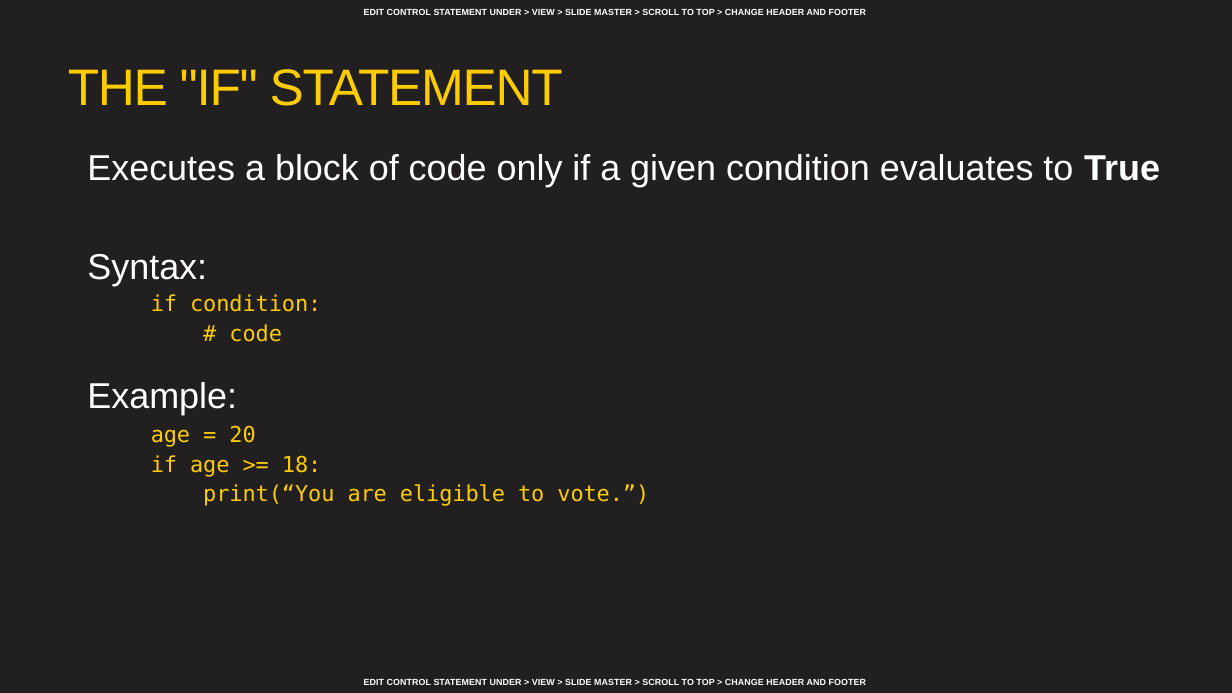
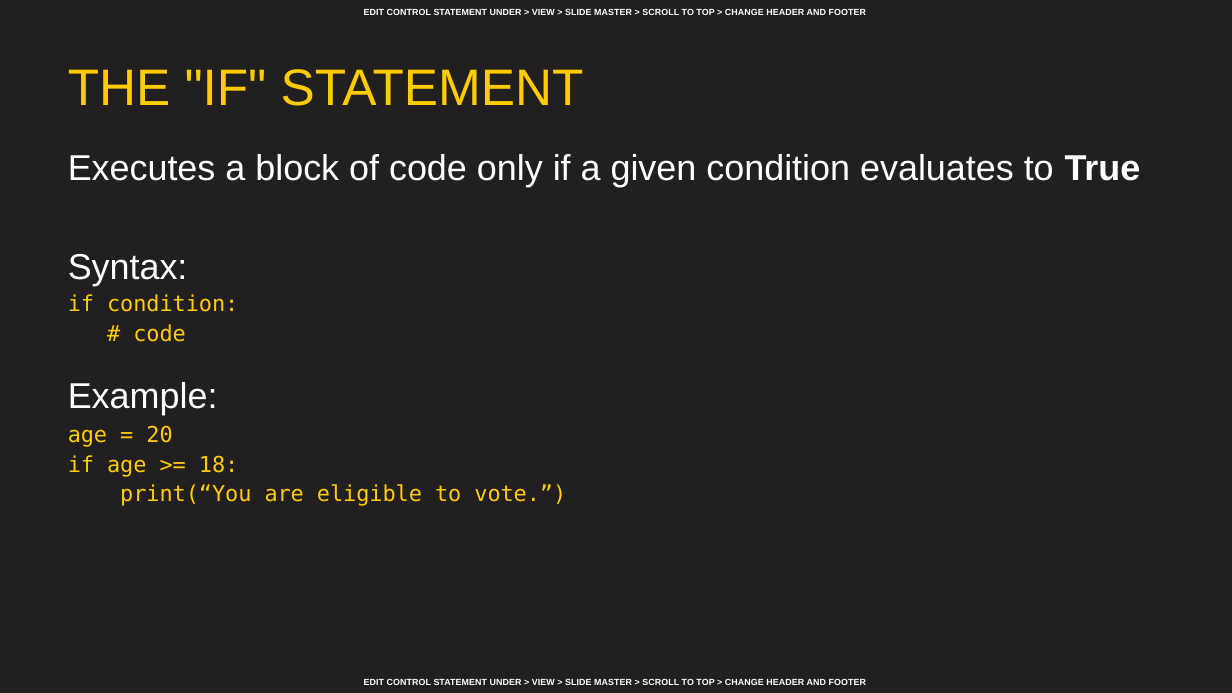
Before and after one commit to AFC-AI2C/summer-course, a slide deck: slide 4 of Python/Lesson 02 - Conditional Statements and Error Handling/Lesson 02 - Conditional Statements, Loops, and Error Handling.pptx. Drawn at 1232x693 pixels with LibreOffice and Linux fonts; fonts in the diff are those of the drawing; background and template pictures are left out. Boxes give left, top, right and bottom in pixels: in the first picture for what was removed or moved away, otherwise in the second. Text is boxed around its words. In the diff, an @@ line names an element or a change of style, - is before the commit and + after.

```diff
--- a/Python/Lesson 02 - Conditional Statements and Error Handling/Lesson 02 - Conditional Statements, Loops, and Error Handling.pptx
+++ b/Python/Lesson 02 - Conditional Statements and Error Handling/Lesson 02 - Conditional Statements, Loops, and Error Handling.pptx
@@ title "THE "IF" STATEMENT" at (68, 69, 584, 106): letter spacing -0.8 to 0 pt @@
@@ text "Executes a block of code ..." at (68, 154, 1141, 506): indent changed @@
```
Also in this commit, not shown: 23 other slides changed.
